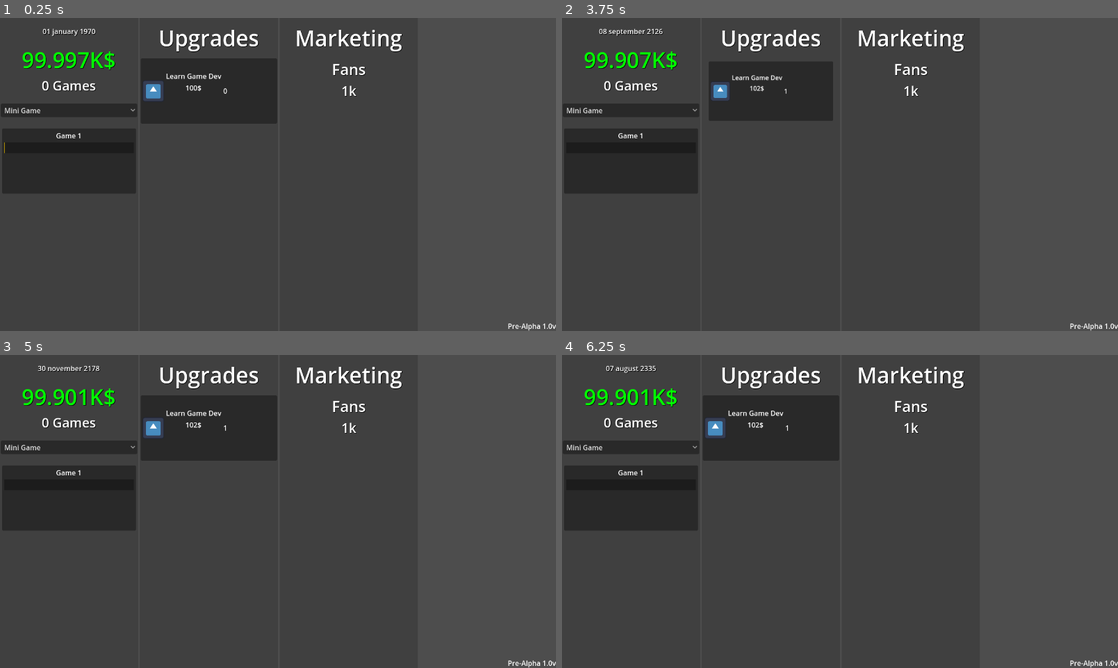
Above: before the commit, frames 1-4 (two rows, left to right).
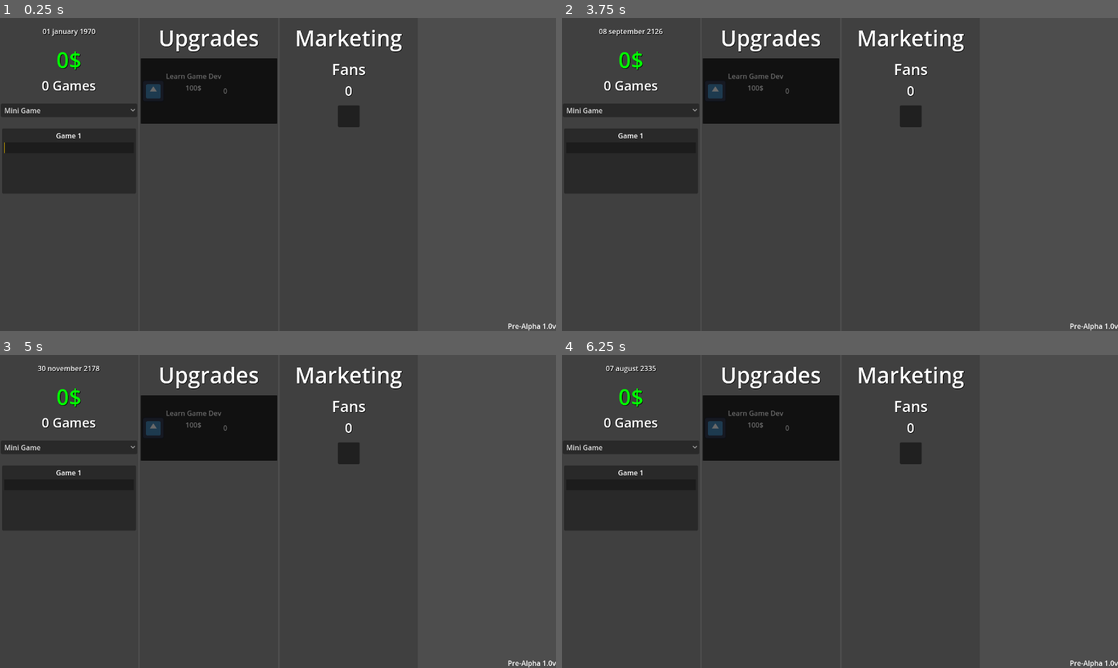
Above: after the commit, the same moments.

Repository: lolo111channel/GameDevClicker
Game: Godot game, scene res://Levels/level.tscn
Same seed, same stepped clock (60 frames per second), same inputs: the game is played once before the commit and once after it. The engine's default icon, where the game draws it, is replaced by a stand-in: a white triangle on a blue panel in a dark square.
Inputs (mouse positions are in pixels of both pictures, inside the frame that each line leads up to):
- Up to frame 1 (0.25 s): no input
- Up to frame 2 (3.75 s): click "Mini Game" at 0.5 s; click "Mini Game" at 1.25 s; click "Mini Game" at 2 s; tap Enter at 2.75 s; move the mouse to (628, 161) at 2.77 s; tap Space (test) at 2.85, 3.5, 3.6 s; click (628, 161) at 2.92 s; move the mouse to (773, 89) at 3.52 s; click (773, 89) at 3.67 s
- Up to frame 3 (5 s): tap Enter at 4.25 s; move the mouse to (333, 442) at 4.27 s; tap Space (test) at 4.35 s; click (333, 442) at 4.42 s
- Up to frame 4 (6.25 s): tap Space (test) at 5, 5.1, 5.85 s; move the mouse to (812, 574) at 5.02 s; click (812, 574) at 5.17 s; tap Enter at 5.75 s; move the mouse to (1006, 558) at 5.77 s; click (1006, 558) at 5.92 s

The runs differ from the first frame. In frame 1, 1.3% of the frame differs, in the area x 4-65%, y 10-35%; in frame 2, 2.2%; in frame 3, 1.2%; in frame 4, 1.2%.

Commit message:
Marketing Mechanic

Diff:
--- /dev/null
+++ b/Content/Upgrades/AddFansUpgrade.json
@@ -0,0 +1,14 @@
+{
+    "id":"add_fans",
+    "upgrade_type": "marketing",
+    "upgrade_name": "Promote Your Games",
+    "count": 0,
+    "base_price":750,
+    "conditions": [
+
+    ],
+
+    "actions": [
+        {"id":"add_fans","arguments":[45,450]}
+    ]
+}
--- a/Content/Upgrades/AddPlayerDevelopmentPoints.json
+++ b/Content/Upgrades/AddPlayerDevelopmentPoints.json
@@ -1,5 +1,6 @@
 {
     "id":"add_player_development_points",
+    "upgrade_type": "ordinary",
     "upgrade_name": "Learn Game Dev",
     "count": 0,
     "base_price":100,
--- a/Content/Upgrades/GameDeveloperUpgrade.json
+++ b/Content/Upgrades/GameDeveloperUpgrade.json
@@ -1,5 +1,6 @@
 {
     "id":"game_developer",
+    "upgrade_type": "ordinary",
     "upgrade_name": "Game Developer",
     "count": 0,
     "base_price":500,
--- a/Content/Upgrades/ManagerUpgrage.json
+++ b/Content/Upgrades/ManagerUpgrage.json
@@ -1,5 +1,6 @@
 {
     "id":"manager",
+    "upgrade_type": "ordinary",
     "upgrade_name": "Manager",
     "count": 0,
     "base_price":2000,
--- a/Levels/level.tscn
+++ b/Levels/level.tscn
@@ -6,18 +6,21 @@
 [ext_resource type="PackedScene" uid="uid://bls6r2ekyubw0" path="res://Scripts/Upgrades/upgrades.tscn" id="3_04w56"]
 [ext_resource type="Script" path="res://Scripts/CalculationStats.gd" id="3_224mo"]
 [ext_resource type="Script" path="res://Scripts/Workers/Workers.gd" id="4_6o320"]
+[ext_resource type="Script" path="res://Scripts/Marketing/Marketing.gd" id="6_iyf2h"]
 
 [node name="Level" type="Node2D"]
 
-[node name="UI" parent="." node_paths=PackedStringArray("player", "game_time", "workers", "upgrades") instance=ExtResource("1_lyta2")]
+[node name="UI" parent="." node_paths=PackedStringArray("player", "game_time", "workers", "upgrades", "marketing") instance=ExtResource("1_lyta2")]
 player = NodePath("../Player")
 game_time = NodePath("../GameTime")
 workers = NodePath("../Workers")
 upgrades = NodePath("../Upgrades")
+marketing = NodePath("../Marketing")
 
-[node name="Upgrades" parent="." node_paths=PackedStringArray("workers", "player") instance=ExtResource("3_04w56")]
+[node name="Upgrades" parent="." node_paths=PackedStringArray("workers", "player", "marketing") instance=ExtResource("3_04w56")]
 workers = NodePath("../Workers")
 player = NodePath("../Player")
+marketing = NodePath("../Marketing")
 
 [node name="GameTime" type="Node2D" parent="." node_paths=PackedStringArray("calculation_stats")]
 script = ExtResource("2_fk7sv")
@@ -30,6 +33,9 @@
 player = NodePath("../Player")
 game_time = NodePath("../GameTime")
 
+[node name="Marketing" type="Node2D" parent="."]
+script = ExtResource("6_iyf2h")
+
 [node name="CalculationStats" type="Node2D" parent="." node_paths=PackedStringArray("player", "workers")]
 script = ExtResource("3_224mo")
 player = NodePath("../Player")
--- a/Scripts/Game/Game.gd
+++ b/Scripts/Game/Game.gd
@@ -3,6 +3,7 @@
 var game_name : String = "Game"
 var min_earnings : int = 50
 var max_earnings : int = 100
+var base_price : int = 5
 
 var sizes_of_game : Array[Dictionary] =[
 	{
@@ -10,14 +11,20 @@
 		max_development_progress = 10,
 		workers_needed = 0,
 		min_earnings = 50,
-		max_earnings = 100
+		max_earnings = 100,
+
+		add_min_fans = 1,
+		add_max_fans = 8,
 	},
 	{
 		name = "Indie Game",
 		max_development_progress = 50,
 		workers_needed = 5,
 		min_earnings = 500,
-		max_earnings = 1000
+		max_earnings = 1000,
+
+		add_min_fans = 20,
+		add_max_fans = 80,
 	},
 	{
 		name = "Big Indie Game",
@@ -25,6 +32,9 @@
 		workers_needed = 20,
 		min_earnings = 1000,
 		max_earnings = 4000,
+
+		add_min_fans = 100,
+		add_max_fans = 120,
 	},
 	{
 		name = "AA",
@@ -32,6 +42,9 @@
 		workers_needed = 85,
 		min_earnings = 10000,
 		max_earnings = 15000,
+
+		add_min_fans = 200,
+		add_max_fans = 450,
 	},
 	{
 		name = "AAA",
@@ -39,6 +52,9 @@
 		workers_needed = 200,
 		min_earnings = 100000,
 		max_earnings = 200000,
+
+		add_min_fans = 500,
+		add_max_fans = 1500,
 	},
 	{
 		name = "AAAA",
@@ -46,6 +62,9 @@
 		workers_needed = 1000,
 		min_earnings = 1000000,
 		max_earnings = 5000000,
+
+		add_min_fans = 4000,
+		add_max_fans = 10000,
 	}
 ]
 
@@ -55,6 +74,10 @@
 
 var max_development_progress : float = 10
 var development_progress : float = 0
+
+var marketing : Marketing
+
+signal finished_game(game_info : Dictionary)
 
 
 func _ready() -> void:
@@ -85,12 +108,19 @@
 	var rng : RandomNumberGenerator = RandomNumberGenerator.new()
 	rng.randomize()
 	var money_earned = rng.randi_range(min_earnings,max_earnings)
+	if marketing:
+		money_earned += marketing.get_money_that_fans_give()
 
-	return {
+	var game_info : Dictionary = {
 		name = game_name,
 		max_development_progress = max_development_progress,
-		money_earned = money_earned
+		money_earned = money_earned,
+		base_price = base_price,
+		size_of_game = current_size_of_game
 	}
+
+	emit_signal("finished_game",game_info)
+	return game_info
 
 
 func get_size_of_game(id : int) -> Dictionary:
--- /dev/null
+++ b/Scripts/Marketing/Marketing.gd
@@ -0,0 +1,30 @@
+class_name Marketing extends Node2D
+
+@export var player : Player
+var fans : int = 0
+
+var current_game : Game
+
+var rng : RandomNumberGenerator = RandomNumberGenerator.new()
+
+func _process(delta) -> void:
+	if !is_instance_valid(current_game):
+		current_game = get_tree().get_first_node_in_group("CurrentGame")
+
+
+	if is_instance_valid(current_game):
+		if !current_game.is_connected("finished_game",_finished_game):
+			current_game.marketing = self
+			current_game.finished_game.connect(_finished_game)
+
+func add_fans(value : int) -> void:
+	fans += value
+
+func get_money_that_fans_give() -> int:
+	rng.randomize()
+	var add_money : int = rng.randi_range(fans/4,fans/2)
+	return add_money
+
+func _finished_game(game_info : Dictionary) -> void:
+	rng.randomize()
+	fans += rng.randi_range(game_info.size_of_game.add_min_fans,game_info.size_of_game.add_max_fans)
--- a/Scripts/Player/Player.gd
+++ b/Scripts/Player/Player.gd
@@ -1,6 +1,6 @@
 class_name Player extends Node2D
 
-var money : int = 100000
+var money : int = 0
 var making_current_game : Game
 var making_current_game_clone : Game = Game.new()
 
@@ -23,6 +23,7 @@
 	if !making_current_game:
 		making_current_game = Game.new()
 		making_current_game.game_name = "Game %s" % [created_games_count + 1]
+		making_current_game.add_to_group("CurrentGame")
 		making_current_game_clone = making_current_game
 
 		get_parent().add_child(making_current_game)
--- a/Scripts/UI/BuyUpgradeUI/BuyUpgradesUI.gd
+++ b/Scripts/UI/BuyUpgradeUI/BuyUpgradesUI.gd
@@ -19,19 +19,26 @@
 
 
 func load_upgrades_panel() -> void:
+
+	var ordinary_upgrades : Array = []
 	for i in upgrades.unlocked_upgrades:
+		if i.upgrade_type == "ordinary":
+			ordinary_upgrades.append(i)
 
-		var is_find_duplicate : bool = false
-		for j in buy_upgrade_panel_list:
-			if i.id == (j as BuyUpgradePanel).upgrades.get_upgrade(j.upgrade_id).id:
-				is_find_duplicate = true
-				break
+	if ordinary_upgrades.size() > 0:
+		for i in ordinary_upgrades:
 
-		if !is_find_duplicate:
-			var buy_upgrade_panel : BuyUpgradePanel = buy_upgrade_panel_scene.instantiate()
-			buy_upgrade_panel.upgrade_id = i.id
-			buy_upgrade_panel.upgrades = upgrades
-			buy_upgrade_panel.player = player
+			var is_find_duplicate : bool = false
+			for j in buy_upgrade_panel_list:
+				if i.id == (j as BuyUpgradePanel).upgrades.get_upgrade(j.upgrade_id).id:
+					is_find_duplicate = true
+					break
 
-			upgrade_list.add_child(buy_upgrade_panel)
-			buy_upgrade_panel_list.append(buy_upgrade_panel)
+			if !is_find_duplicate:
+				var buy_upgrade_panel : BuyUpgradePanel = buy_upgrade_panel_scene.instantiate()
+				buy_upgrade_panel.upgrade_id = i.id
+				buy_upgrade_panel.upgrades = upgrades
+				buy_upgrade_panel.player = player
+
+				upgrade_list.add_child(buy_upgrade_panel)
+				buy_upgrade_panel_list.append(buy_upgrade_panel)
--- /dev/null
+++ b/Scripts/UI/MarketingUI.gd
@@ -0,0 +1,45 @@
+extends Panel
+
+@export var marketing_upgrade_scene : PackedScene
+@export var player_ui : PlayerUI
+
+var marketing : Marketing
+var upgrades : Upgrades
+var player : Player
+
+var current_fans : int = 0
+@onready var fans_count_label : Label = %FansCount
+@onready var marketing_upgrades_container : GridContainer = %MarketingUpgradesContainer
+
+func _ready() -> void:
+	if player_ui:
+		marketing = player_ui.get_marketing()
+		upgrades = player_ui.get_uprades()
+		player = player_ui.get_player()
+
+	if upgrades != null:
+		upgrades.new_upgrade_unlock.connect(_new_upgrade_unlock)
+		pass
+
+func _process(delta) -> void:
+
+	if marketing != null:
+		current_fans = lerp(current_fans,marketing.fans,0.5)
+		fans_count_label.text = "%s" % [Global.rounding_value(current_fans,"")]
+
+func _new_upgrade_unlock() -> void:
+	for i in marketing_upgrades_container.get_children():
+		i.queue_free()
+
+	var marketing_upgrades : Array = []
+	for i in upgrades.unlocked_upgrades:
+		if i.upgrade_type == "marketing":
+			marketing_upgrades.append(i)
+
+	for i in marketing_upgrades:
+		var marketing_upgrade = marketing_upgrade_scene.instantiate()
+		marketing_upgrade.upgrades = upgrades
+		marketing_upgrade.player = player
+		marketing_upgrade.upgrade_id = i.id
+
+		marketing_upgrades_container.add_child(marketing_upgrade)
--- /dev/null
+++ b/Scripts/UI/MarketingUpgrade/MarketingUpgrade.gd
@@ -0,0 +1,13 @@
+class_name MarketingUpgrade extends PanelContainer
+
+var upgrade_id : String = ""
+var upgrades : Upgrades
+var player : Player
+
+func _on_clickable_panel_pressed():
+	if upgrades != null and player != null:
+		if player.is_afford(upgrades.get_price(upgrade_id)):
+			player.decrease_money(upgrades.get_price(upgrade_id))
+			upgrades.add_upgrade(upgrade_id)
+
+			Global.tween_ui_scale_animation(self,Vector2(0.8,0.8),Vector2(1.0,1.0),0.15)
--- /dev/null
+++ b/Scripts/UI/MarketingUpgrade/marketing_upgrade.tscn
@@ -0,0 +1,15 @@
+[gd_scene load_steps=3 format=3 uid="uid://oeqto4onjhnd"]
+
+[ext_resource type="Script" path="res://Scripts/UI/MarketingUpgrade/MarketingUpgrade.gd" id="1_bcsdv"]
+[ext_resource type="PackedScene" uid="uid://c5js8inpclni5" path="res://Scripts/UI/ClickablePanel/clickable_panel.tscn" id="2_0cs71"]
+
+[node name="MarketingUpgrade" type="PanelContainer"]
+custom_minimum_size = Vector2(50, 50)
+offset_right = 50.0
+offset_bottom = 50.0
+script = ExtResource("1_bcsdv")
+
+[node name="ClickablePanel" parent="." instance=ExtResource("2_0cs71")]
+layout_mode = 2
+
+[connection signal="pressed" from="ClickablePanel" to="." method="_on_clickable_panel_pressed"]
--- a/Scripts/UI/PlayerUI.gd
+++ b/Scripts/UI/PlayerUI.gd
@@ -4,6 +4,7 @@
 @export var game_time : GameTime
 @export var workers : Workers
 @export var upgrades : Upgrades
+@export var marketing : Marketing
 
 func get_player() -> Player:
 	if player:
@@ -25,3 +26,8 @@
 	if upgrades:
 		return upgrades
 	return null
+
+func get_marketing() -> Marketing:
+	if marketing:
+		return marketing
+	return null
--- a/Scripts/UI/ui.tscn
+++ b/Scripts/UI/ui.tscn
@@ -8,6 +8,8 @@
 [ext_resource type="Script" path="res://Scripts/UI/BuyUpgradeUI/BuyUpgradesUI.gd" id="6_8x1ej"]
 [ext_resource type="PackedScene" uid="uid://d3uv5uxa34dos" path="res://Scripts/UI/BuyUpgradeUI/buy_upgrade_panel.tscn" id="6_bviiu"]
 [ext_resource type="Script" path="res://Scripts/UI/VersionLabel.gd" id="7_4458b"]
+[ext_resource type="Script" path="res://Scripts/UI/MarketingUI.gd" id="8_4d45v"]
+[ext_resource type="PackedScene" uid="uid://oeqto4onjhnd" path="res://Scripts/UI/MarketingUpgrade/marketing_upgrade.tscn" id="9_ytjte"]
 
 [sub_resource type="StyleBoxFlat" id="StyleBoxFlat_8g26s"]
 bg_color = Color(0.196078, 0.196078, 0.196078, 0.462745)
@@ -178,11 +180,14 @@
 layout_mode = 2
 theme_override_constants/margin_top = 5
 
-[node name="Marketing" type="Panel" parent="GridContainer"]
+[node name="Marketing" type="Panel" parent="GridContainer" node_paths=PackedStringArray("player_ui")]
 layout_mode = 2
 size_flags_horizontal = 3
 size_flags_vertical = 3
 theme_override_styles/panel = SubResource("StyleBoxFlat_8g26s")
+script = ExtResource("8_4d45v")
+marketing_upgrade_scene = ExtResource("9_ytjte")
+player_ui = NodePath("../..")
 
 [node name="ScrollContainer" type="ScrollContainer" parent="GridContainer/Marketing"]
 layout_mode = 1
@@ -205,14 +210,14 @@
 theme_override_constants/margin_right = 2
 theme_override_constants/margin_bottom = 2
 
-[node name="UpgradeList" type="GridContainer" parent="GridContainer/Marketing/ScrollContainer/VBoxContainer/MarginContainer"]
-layout_mode = 2
-
-[node name="MarginContainer" type="MarginContainer" parent="GridContainer/Marketing/ScrollContainer/VBoxContainer/MarginContainer/UpgradeList"]
-layout_mode = 2
-theme_override_constants/margin_top = 5
-
-[node name="Label" type="Label" parent="GridContainer/Marketing/ScrollContainer/VBoxContainer/MarginContainer/UpgradeList"]
+[node name="MarketingUIElements" type="GridContainer" parent="GridContainer/Marketing/ScrollContainer/VBoxContainer/MarginContainer"]
+layout_mode = 2
+
+[node name="MarginContainer" type="MarginContainer" parent="GridContainer/Marketing/ScrollContainer/VBoxContainer/MarginContainer/MarketingUIElements"]
+layout_mode = 2
+theme_override_constants/margin_top = 5
+
+[node name="Label" type="Label" parent="GridContainer/Marketing/ScrollContainer/VBoxContainer/MarginContainer/MarketingUIElements"]
 layout_mode = 2
 size_flags_horizontal = 3
 theme_override_colors/font_shadow_color = Color(0, 0, 0, 1)
@@ -220,11 +225,11 @@
 text = "Marketing"
 horizontal_alignment = 1
 
-[node name="MarginContainer2" type="MarginContainer" parent="GridContainer/Marketing/ScrollContainer/VBoxContainer/MarginContainer/UpgradeList"]
-layout_mode = 2
-theme_override_constants/margin_top = 5
-
-[node name="FansText" type="Label" parent="GridContainer/Marketing/ScrollContainer/VBoxContainer/MarginContainer/UpgradeList"]
+[node name="MarginContainer2" type="MarginContainer" parent="GridContainer/Marketing/ScrollContainer/VBoxContainer/MarginContainer/MarketingUIElements"]
+layout_mode = 2
+theme_override_constants/margin_top = 5
+
+[node name="FansText" type="Label" parent="GridContainer/Marketing/ScrollContainer/VBoxContainer/MarginContainer/MarketingUIElements"]
 layout_mode = 2
 size_flags_horizontal = 3
 theme_override_colors/font_shadow_color = Color(0, 0, 0, 1)
@@ -232,13 +237,35 @@
 text = "Fans"
 horizontal_alignment = 1
 
-[node name="FansCount" type="Label" parent="GridContainer/Marketing/ScrollContainer/VBoxContainer/MarginContainer/UpgradeList"]
+[node name="FansCount" type="Label" parent="GridContainer/Marketing/ScrollContainer/VBoxContainer/MarginContainer/MarketingUIElements"]
+unique_name_in_owner = true
 layout_mode = 2
 size_flags_horizontal = 3
 theme_override_colors/font_shadow_color = Color(0, 0, 0, 1)
 theme_override_font_sizes/font_size = 30
 text = "1k"
 horizontal_alignment = 1
+
+[node name="MarginContainer3" type="MarginContainer" parent="GridContainer/Marketing/ScrollContainer/VBoxContainer/MarginContainer/MarketingUIElements"]
+layout_mode = 2
+theme_override_constants/margin_top = 5
+
+[node name="MarketingUpgradesCenterContainer" type="CenterContainer" parent="GridContainer/Marketing/ScrollContainer/VBoxContainer/MarginContainer/MarketingUIElements"]
+layout_mode = 2
+
+[node name="MarketingUpgradesContainer" type="GridContainer" parent="GridContainer/Marketing/ScrollContainer/VBoxContainer/MarginContainer/MarketingUIElements/MarketingUpgradesCenterContainer"]
+unique_name_in_owner = true
+layout_mode = 2
+columns = 3
+
+[node name="MarketingUpgrade" parent="GridContainer/Marketing/ScrollContainer/VBoxContainer/MarginContainer/MarketingUIElements/MarketingUpgradesCenterContainer/MarketingUpgradesContainer" instance=ExtResource("9_ytjte")]
+layout_mode = 2
+
+[node name="MarketingUpgrade2" parent="GridContainer/Marketing/ScrollContainer/VBoxContainer/MarginContainer/MarketingUIElements/MarketingUpgradesCenterContainer/MarketingUpgradesContainer" instance=ExtResource("9_ytjte")]
+layout_mode = 2
+
+[node name="MarketingUpgrade3" parent="GridContainer/Marketing/ScrollContainer/VBoxContainer/MarginContainer/MarketingUIElements/MarketingUpgradesCenterContainer/MarketingUpgradesContainer" instance=ExtResource("9_ytjte")]
+layout_mode = 2
 
 [node name="Version" type="Label" parent="."]
 anchors_preset = 3
--- /dev/null
+++ b/Scripts/Upgrades/Actions/AddFansActionUpgrade.gd
@@ -0,0 +1,9 @@
+extends UpgradeAction
+
+
+func action(arguments) -> void:
+	var rng : RandomNumberGenerator = RandomNumberGenerator.new()
+	rng.randomize()
+
+	var fans = rng.randi_range(arguments[0],arguments[1])
+	upgrades.marketing.add_fans(fans)
--- a/Scripts/Upgrades/Upgrades.gd
+++ b/Scripts/Upgrades/Upgrades.gd
@@ -2,6 +2,7 @@
 
 @export var workers : Workers
 @export var player : Player
+@export var marketing : Marketing
 
 var upgrades_list : Array = []
 var unlocked_upgrades : Array = []
--- a/Scripts/Upgrades/upgrades.tscn
+++ b/Scripts/Upgrades/upgrades.tscn
@@ -8,6 +8,7 @@
 [ext_resource type="Script" path="res://Scripts/Upgrades/Conditions/CountOfWorkersUpgradeCondition.gd" id="4_83lrr"]
 [ext_resource type="Script" path="res://Scripts/Upgrades/Actions/AddPlayerDevelopmentPointsActionUpgrade.gd" id="6_qo6xa"]
 [ext_resource type="Script" path="res://Scripts/Upgrades/Actions/AddWorkerPointsActionUpgrade.gd" id="8_kad84"]
+[ext_resource type="Script" path="res://Scripts/Upgrades/Actions/AddFansActionUpgrade.gd" id="9_hdt50"]
 
 [node name="Upgrades" type="Node2D"]
 script = ExtResource("1_da6ce")
@@ -43,3 +44,7 @@
 [node name="AddWorkerPoints" type="Node2D" parent="Actions"]
 script = ExtResource("8_kad84")
 id = "add_worker_points"
+
+[node name="AddFans" type="Node2D" parent="Actions"]
+script = ExtResource("9_hdt50")
+id = "add_fans"
Not shown: 1 places in Levels/level.tscn that only renumber resources
Not shown: 1 places in Scripts/UI/ui.tscn that only renumber resources
Not shown: 1 places in Scripts/Upgrades/upgrades.tscn that only renumber resources
